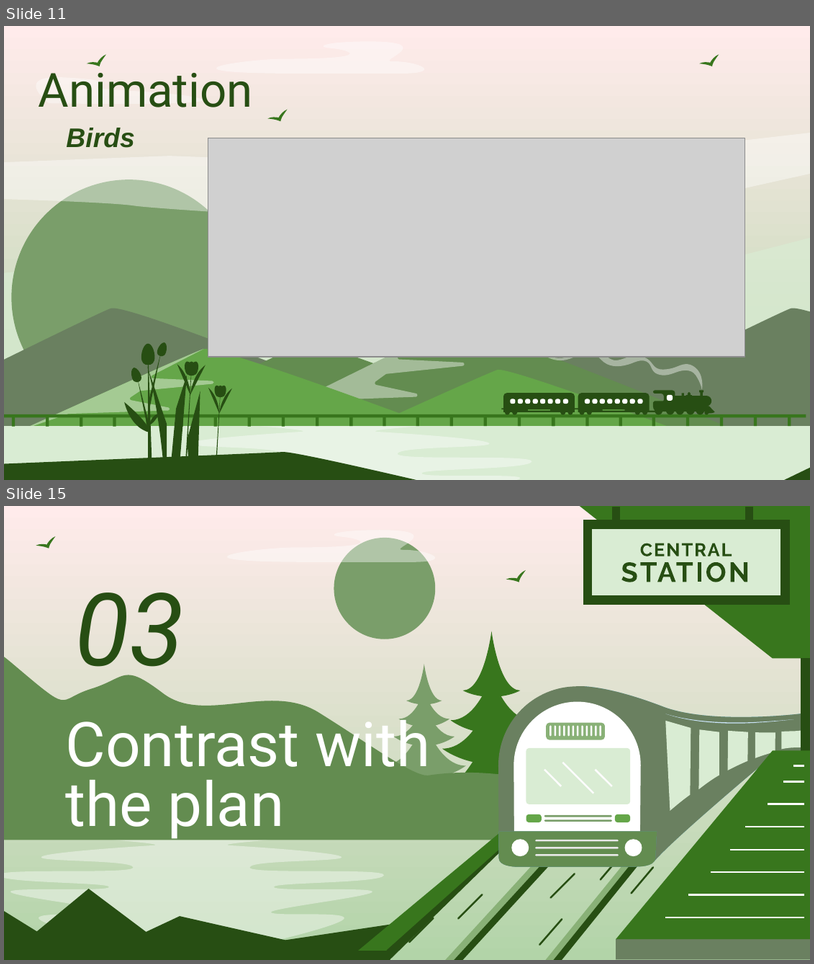
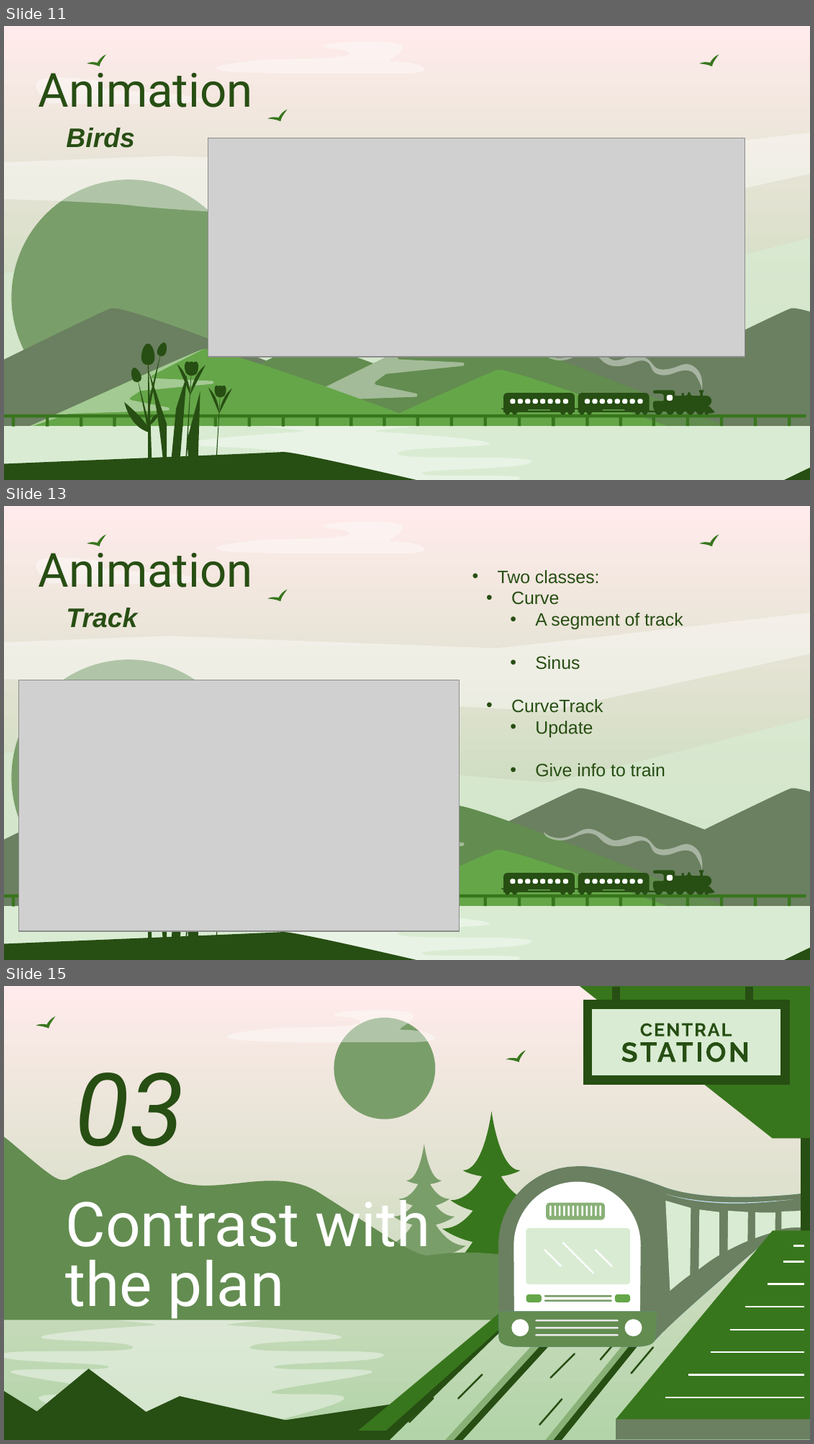
Before and after one commit to Smoother19/MusicAnimation, a slide deck: docs/presentation/PresAlpha.pptx. Shown one above the other, each under a label of ours: slides 11 and 15 before the commit, slides 11, 13 and 15 after it; the slides between them are not shown. The pictures are 814x964 and 814x1444 pixels, drawn with LibreOffice and Linux fonts; fonts in the diff are those of the drawing; grey boxes stand for pictures. Boxes give left, top, right and bottom in pixels: in the first picture for what was removed or moved away, otherwise in the second. Text is boxed around its words. In the diff, an @@ line names an element or a change of style, - is before the commit and + after.

```diff
--- a/docs/presentation/PresAlpha.pptx
+++ b/docs/presentation/PresAlpha.pptx
@@ slide 13 added at [4,506,810,960], background gradient #FFEBEB to #B2D4A8; not listed: 57 template elements that a slide beside it also shows @@
@@ title added at [39,543,253,587], 42 pt, text #274E13 @@
+Animation
@@ freeform shape added at [16,557,214,584], fill #FFFFFF at 41% opacity @@
@@ subtitle added at [498,570,684,777], 16 pt, text #274E13 @@
+• Two classes:
+• Curve
+• A segment of track
+• Sinus
+• CurveTrack
+• Update
+• Give info to train
@@ freeform shape added at [268,586,291,608], fill #38761D @@
@@ freeform shape added at [4,613,810,710], fill #FFFFFF at 41% opacity @@
@@ text added at [66,608,137,628], 24 pt, text #274E13, bold, italic @@
+Track
@@ picture added at [18,680,460,931] @@
```
Also in this commit, not shown: 6 slides changed, 2 other slides added, 1 slide removed, 1 other file.
